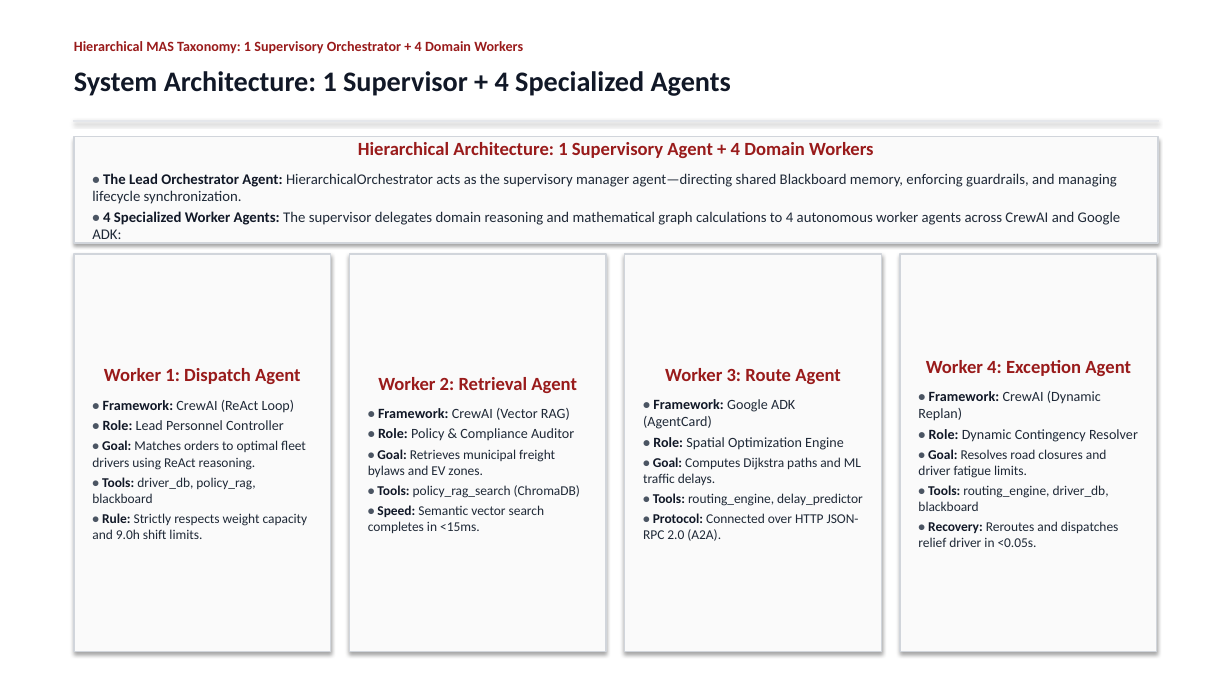
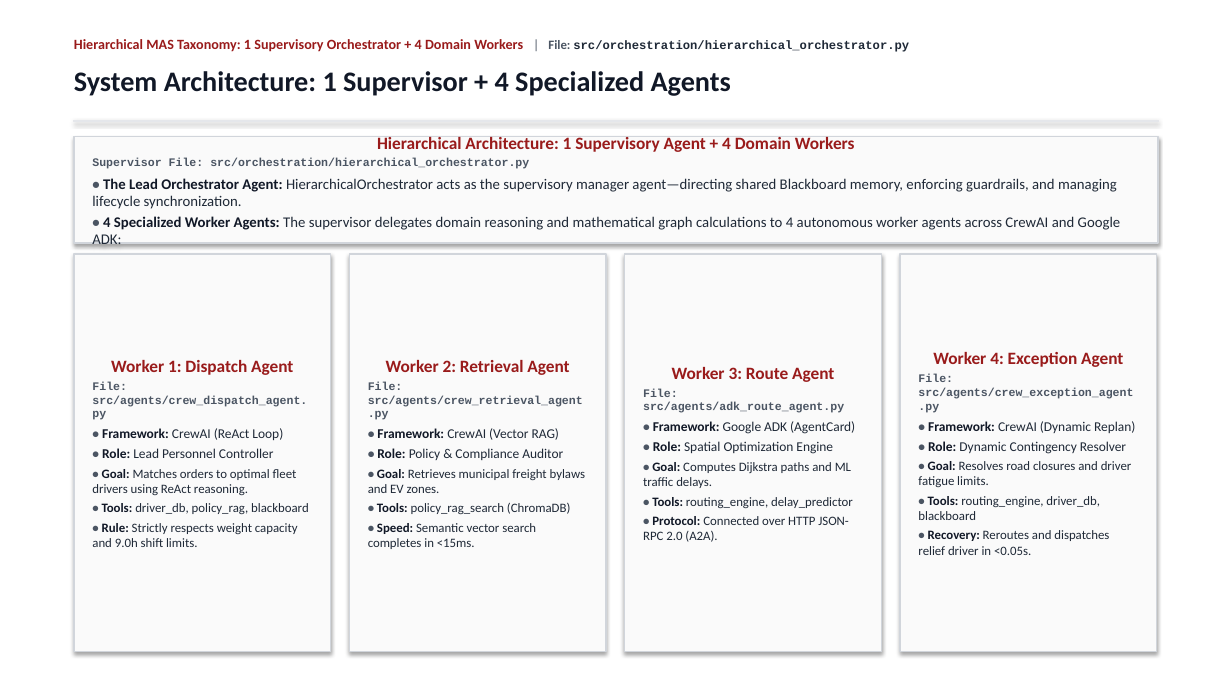
Before and after one commit to Akshat5091/DeliveryFleet-MAS, a slide deck: slide 4 of Eval 2 Documents/DeliveryFleet_MAS_Evaluation2_Master_Presentation.pptx. Drawn at 1232x693 pixels with LibreOffice and Linux fonts; fonts in the diff are those of the drawing. Boxes give left, top, right and bottom in pixels: in the first picture for what was removed or moved away, otherwise in the second. Text is boxed around its words. In the diff, an @@ line names an element or a change of style, - is before the commit and + after.

Commit message:
feat(presentation): embed exact source file paths across all 24 slides in header and cards

```diff
--- a/Eval 2 Documents/DeliveryFleet_MAS_Evaluation2_Master_Presentation.pptx
+++ b/Eval 2 Documents/DeliveryFleet_MAS_Evaluation2_Master_Presentation.pptx
@@ text at (x1=74, y1=39, x2=909, y2=52): text changed @@
-Hierarchical MAS Taxonomy: 1 Supervisory Orchestrator + 4 Domain Workers
+Hierarchical MAS Taxonomy: 1 Supervisory Orchestrator + 4 Domain Workers | File: src/orchestration/hierarchical_orchestrator.py
@@ text in rectangle at (x1=377, y1=136, x2=855, y2=152): size 14.5 to 13.5 pt in "Hierarchical Architecture: 1 Supervisory Agent + 4 ..."; less space between paragraphs @@
@@ text in rectangle at (x1=92, y1=158, x2=529, y2=169): paragraph added @@
+Supervisor File: src/orchestration/hierarchical_orchestrator.py
@@ text in rectangle at (x1=918, y1=352, x2=1135, y2=555): size 14.5 to 13.5 pt in "Worker 4: Exception Agent"; size 11 to 10.5 pt in "• Framework: CrewAI (Dynamic Replan)", "• Role: Dynamic Contingency Resolver"; size 10.5 to 10 pt in "• Goal: Resolves road closures and driver ...", "• Tools: routing_engine, driver_db, blackboard", "• Recovery: Reroutes and dispatches relief driver ..."; less space between paragraphs @@
@@ text in rectangle at (x1=92, y1=382, x2=307, y2=420): paragraph added @@
+File: src/agents/crew_dispatch_agent.py
@@ text in rectangle at (x1=92, y1=360, x2=309, y2=547): size 14.5 to 13.5 pt in "Worker 1: Dispatch Agent"; size 11 to 10.5 pt in "• Framework: CrewAI (ReAct Loop)", "• Role: Lead Personnel Controller"; size 10.5 to 10 pt in "• Goal: Matches orders to optimal fleet ...", "• Tools: driver_db, policy_rag, blackboard", "• Rule: Strictly respects weight capacity and ..."; less space between paragraphs @@
@@ text in rectangle at (x1=368, y1=382, x2=583, y2=420): paragraph added @@
+File: src/agents/crew_retrieval_agent.py
@@ text in rectangle at (x1=368, y1=360, x2=585, y2=549): size 14.5 to 13.5 pt in "Worker 2: Retrieval Agent"; size 11 to 10.5 pt in "• Framework: CrewAI (Vector RAG)", "• Role: Policy & Compliance Auditor"; size 10.5 to 10 pt in "• Goal: Retrieves municipal freight bylaws and ...", "• Tools: policy_rag_search (ChromaDB)", "• Speed: Semantic vector search completes in ..."; less space between paragraphs @@
@@ text in rectangle at (x1=643, y1=388, x2=844, y2=413): paragraph added @@
+File: src/agents/adk_route_agent.py
@@ text in rectangle at (x1=643, y1=367, x2=855, y2=542): size 14.5 to 13.5 pt in "Worker 3: Route Agent"; size 11 to 10.5 pt in "• Framework: Google ADK (AgentCard)", "• Role: Spatial Optimization Engine"; size 10.5 to 10 pt in "• Goal: Computes Dijkstra paths and ML ...", "• Tools: routing_engine, delay_predictor", "• Protocol: Connected over HTTP JSON-RPC 2.0 ..."; less space between paragraphs @@
@@ text in rectangle at (x1=918, y1=374, x2=1133, y2=413): paragraph added @@
+File: src/agents/crew_exception_agent.py
```
Also in this commit, not shown: 23 other slides changed, 8 other files.
